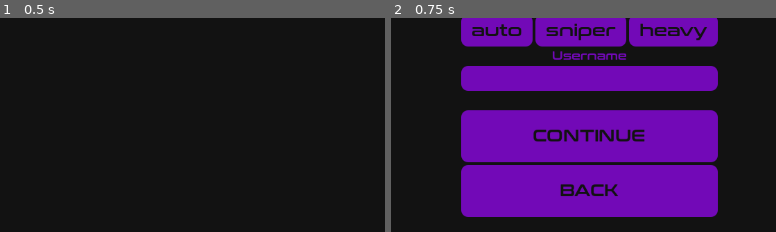
Above: before the commit, frames 1-2 (left to right).
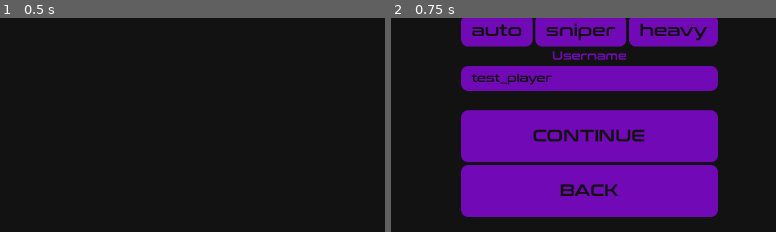
Above: after the commit, the same moments.

Repository: Schmo103/WS23
Game: Godot game, scene res://menus/lobby_browsing_menu.tscn
Same seed, same stepped clock (60 frames per second), same inputs: the game is played once before the commit and once after it. This scene is started directly instead of the project's main scene.
Inputs:
- Up to frame 1 (0.5 s): no input
- Up to frame 2 (0.75 s): click "BACK" at 0.5 s
The pictures show only the part of the screen within x 24-74%, y 28-78%; the shares and areas given below are measured in that part.

Frame 1 is identical in both runs. In frame 2, 0.5% of the frame differs, in the area x 20-42%, y 25-32%.

Commit message:
trying to fix imortal

Diff:
--- a/global.tscn
+++ b/global.tscn
@@ -9,8 +9,8 @@
 
 [node name="menu_music" type="AudioStreamPlayer2D" parent="."]
 stream = ExtResource("3_je12o")
-volume_db = -45.725
+volume_db = -15.69
 
 [node name="test_lvl_music" type="AudioStreamPlayer2D" parent="."]
 stream = ExtResource("1_bh846")
-volume_db = -41.241
+volume_db = -13.897
--- a/menus/lobby_browsing_menu.tscn
+++ b/menus/lobby_browsing_menu.tscn
@@ -225,6 +225,7 @@
 [node name="LobbyName" type="LineEdit" parent="LobbyCreator/VBoxContainer/VBoxContainer"]
 unique_name_in_owner = true
 layout_mode = 2
+text = "test_lobby"
 
 [node name="Spacer1" type="Control" parent="LobbyCreator/VBoxContainer/VBoxContainer"]
 custom_minimum_size = Vector2(0, 20)
--- a/menus/player_customization_menu.tscn
+++ b/menus/player_customization_menu.tscn
@@ -217,6 +217,7 @@
 [node name="Username" type="LineEdit" parent="PanelContainer/CenterContainer/VBoxContainer"]
 unique_name_in_owner = true
 layout_mode = 2
+text = "test_player"
 
 [node name="Spacer1" type="Control" parent="PanelContainer/CenterContainer/VBoxContainer"]
 custom_minimum_size = Vector2(0, 20)
--- a/player/player.gd
+++ b/player/player.gd
@@ -14,8 +14,6 @@
 @export var cooldown_time : float = 5
 @export var cooldown_timer : float = 0.0
 @export var cooldown_factor : float = 3.0
-var overheated = false
-var weapon_charged = true
 
 @onready var cooldown_timer_node = $cooldown_timer
 
@@ -26,11 +24,27 @@
 @export var full_health = 85
 @export var health = 85
 @export var min_health = 20
+@export var danger_health = 30
 
 @onready var skin_1 = $visuals/skin_1
 @onready var skin_2 = $visuals/skin_2
 @onready var animation_player = $public_animations  # Reference to the AnimationPlayer node
 @onready var p_animation_player = $private_animations
+
+var overheated = false
+var weapon_charged = true
+
+var shooting = false
+
+var old
+var new
+var taking_dmg = false
+var low_health = false
+
+var dying = false
+
+var dead = false
+var death_position
 
 
 func _ready():
@@ -48,7 +62,6 @@
 	GDSync.expose_func(damage)
 	#GDSync.expose_func(death)
 	set_multiplayer_data.call_deferred()
-
 
 func set_multiplayer_data():
 	var client_id : int = name.to_int()
@@ -69,67 +82,57 @@
 		input.y -= 1
 	return input
 
-
 func _physics_process(delta):
 	if !GDSync.is_gdsync_owner(self): return
 
-	#print("Overheat Timer:", overheat_timer)
-	#print("Cooldown Timer:", cooldown_timer)
-	#print("Shooting:", shooting)
-
-	if Input.is_action_just_pressed("pause"):
-		if !paused:
-			pause()
-		else:
-			unpause()
+	if !GDSync.is_host():
+		shoot()
 
 	if dead:
 		if Input.is_action_just_pressed("respawn"):
 			respawn()
 
 	if !dead:
-		var direction = get_input()
-		if direction.length() > 0:
-			velocity = velocity.lerp(direction.normalized() * speed, acceleration)
-			animate("walk")
-		else:
-			velocity = velocity.lerp(Vector2.ZERO, friction)
-			animate("RESET")  # Stop the animation
-
-		# Add rotation towards the mouse
-		var mouse_pos = get_global_mouse_position()
-		var angle_to_mouse = position.angle_to_point(mouse_pos)
-		$visuals.rotation = angle_to_mouse - PI +0.13  # Adjust the rotation
-		$CollisionPolygon2D.rotation = angle_to_mouse - PI +0.13  # Adjust the rotation
-
-		move_and_slide()
-
-		if Input.is_action_pressed("shoot") and !overheated and !shooting and weapon_charged:
-			shoot()
-		#if !overheated and !weapon_charged:
-			#overheat_timer = min(overheat_time_limit, overheat_timer + delta)
-		#if !overheated and weapon_charged:
-			#overheat_timer = max(0, overheat_timer - delta)
-		if !overheated:
-			if weapon_charged:
-				overheat_timer = max(0, overheat_timer - delta)
+		if !dying:
+			var direction = get_input()
+			if direction.length() > 0:
+				velocity = velocity.lerp(direction.normalized() * speed, acceleration)
+				animate("walk")
 			else:
-				overheat_timer = min(overheat_time_limit, overheat_timer + delta)
-
-		if overheat_timer >= overheat_time_limit:
-			overheated = true
-			$"player_ui/CanvasLayer/Control/overheated!".visible = true
-			cooldown_timer_node.start(cooldown_time)
-			overheat_timer = 0
-			$overheat_sound.play()
-
-		update_progress_bar()
-		shooting = false
-
-
-
-var shooting = false
-func shoot() -> void:
+				velocity = velocity.lerp(Vector2.ZERO, friction)
+				animate("RESET")  # Stop the animation
+
+			# Add rotation towards the mouse
+			var mouse_pos = get_global_mouse_position()
+			var angle_to_mouse = position.angle_to_point(mouse_pos)
+			$visuals.rotation = angle_to_mouse - PI +0.13  # Adjust the rotation
+			$CollisionPolygon2D.rotation = angle_to_mouse - PI +0.13  # Adjust the rotation
+
+			move_and_slide()
+
+			if Input.is_action_pressed("shoot") and !overheated and !shooting and weapon_charged:
+				shoot()
+			#if !overheated and !weapon_charged:
+				#overheat_timer = min(overheat_time_limit, overheat_timer + delta)
+			#if !overheated and weapon_charged:
+				#overheat_timer = max(0, overheat_timer - delta)
+			if !overheated:
+				if weapon_charged:
+					overheat_timer = max(0, overheat_timer - delta * cooldown_factor)
+				else:
+					overheat_timer = min(overheat_time_limit, overheat_timer + delta)
+
+			if overheat_timer >= overheat_time_limit:
+				overheated = true
+				$"player_ui/CanvasLayer/Control/overheated!".visible = true
+				cooldown_timer_node.start(cooldown_time)
+				overheat_timer = 0
+				$overheat_sound.play()
+
+			update_progress_bar()
+			shooting = false
+
+func shoot():
 	shooting = true
 #	Instantiate a bullet using the NodeInstantiator
 #	The NodeInstantiator will automatically spawn it on all other clients
@@ -151,65 +154,65 @@
 	weapon_charged = false
 	$shoot_timer.start()
 
-
-
-var old
-var new
-var taking_dmg = false
-var low_health = false
 func damage(dmg):
-	print("damage taken: ",dmg)
-	old = health
-	health -= dmg
-	new = health
-	if new <= min_health:
-		if !dying:
+	if !GDSync.is_gdsync_owner(self): return
+	if !dying:
+		print("client id: ",GDSync.get_client_id(),", damage taken: ",dmg)
+		old = health
+		health -= dmg
+		new = health
+		if new <= min_health:
 			health = min_health
 			new = min_health
 			old = min_health
 			death()
 			#GDSync.call_func(death)
-	if health <= 30:
-		if !low_health:
-			low_health = true
-			private_animate("low_health")
-	else:
-		health_changed.emit(name.to_int(), new)
-		taking_dmg = true
-		animate("damage")
-
-var dying = false
+		if health <= danger_health:
+			if !low_health:
+				low_health = true
+				private_animate("low_health")
+		else:
+			health_changed.emit(name.to_int(), new)
+			taking_dmg = true
+			animate("damage")
+		print("client id: ", GDSync.get_client_id(),", health: ", health)
+
 func death():
 	if GDSync.is_gdsync_owner(self):
+		dying = true
+		animate("death")
+		private_animate("full_health")
+		print("client id: ", GDSync.get_client_id(), " just DIED with ", health, " health")
+
+func animate(request):
+	if !GDSync.is_gdsync_owner(self): return
+	if request == "death":
+		dying = true
 		animation_player.play("death")
-		dying = true
-		private_animate("full_health")
-
-func animate(request):
-	if !GDSync.is_gdsync_owner(self): return
-	if request == "walk":
-		if !shooting:
-			animation_player.play("walk")
-	elif request == "shoot":
-		if !taking_dmg:
-			animation_player.play("shoot")
-	elif request == "damage":
-		if !dying:
+	elif !dying:
+		if request == "walk":
+			if !shooting:
+				animation_player.play("walk")
+		elif request == "shoot":
+			if !taking_dmg:
+				shooting = true
+				animation_player.play("shoot")
+		elif request == "damage":
 			if low_health:
 				shooting = false
-				animation_player.queue("damage")
+				animation_player.play("damage")
 			else:
 				shooting = false
 				animation_player.play("damage")
-	elif request == "overheat":
-		animation_player.queue("overheat")
+		elif request == "overheat":
+			animation_player.play("overheat")
 	elif request == "RESET":
 		if !dying:
 			if !taking_dmg:
 				if !shooting:
 					if !overheated:
 						animation_player.play("RESET")  # Stop the animation
-	#animation_player.queue(request)
+
 
 func private_animate(request):
 	if !GDSync.is_gdsync_owner(self): return
@@ -218,9 +221,6 @@
 	if request == "full_health":
 		p_animation_player.play("full_health")
 
-
-var dead = false
-var death_position
 func _on_animation_player_animation_finished(anim_name):
 	if GDSync.is_gdsync_owner(self):
 		if anim_name == "death":
@@ -234,7 +234,6 @@
 		#if anim_name == "shoot":
 			#shooting = false
 			##update_progress_bar()
-
 
 func update_progress_bar():
 	var progress_value = 0.0
@@ -270,17 +269,6 @@
 		animate("RESET")
 		#private_animate("full_health")
 
-
-var paused = false
-func pause():
-	paused = true
-
-
-func unpause():
-	paused = false
-
-
-
 func _on_cooldown_timer_timeout():
 	overheated = false
 	overheat_timer = 0
@@ -288,11 +276,6 @@
 	#print("cooldown_timer_timeout")
 	$cooldown_sound.play()
 
-
 func _on_shoot_timer_timeout():
 	weapon_charged = true
 	#print("weapon charged")
-
-
-func _on_resume_pressed():
-	unpause()
--- a/player/player.tscn
+++ b/player/player.tscn
@@ -546,6 +546,78 @@
 "values": [true, false]
 }
 
+[sub_resource type="Animation" id="Animation_oh0ac"]
+resource_name = "full_health"
+length = 0.2
+tracks/0/type = "value"
+tracks/0/imported = false
+tracks/0/enabled = true
+tracks/0/path = NodePath("player_ui/CanvasLayer/Control/health_low:modulate")
+tracks/0/interp = 1
+tracks/0/loop_wrap = true
+tracks/0/keys = {
+"times": PackedFloat32Array(0),
+"transitions": PackedFloat32Array(1),
+"update": 0,
+"values": [Color(1, 1, 1, 0)]
+}
+
+[sub_resource type="Animation" id="Animation_4s2cl"]
+resource_name = "low_health"
+length = 0.2
+tracks/0/type = "value"
+tracks/0/imported = false
+tracks/0/enabled = true
+tracks/0/path = NodePath("player_ui/CanvasLayer/Control/health_low:modulate")
+tracks/0/interp = 1
+tracks/0/loop_wrap = true
+tracks/0/keys = {
+"times": PackedFloat32Array(0, 0.1),
+"transitions": PackedFloat32Array(1, 1),
+"update": 0,
+"values": [Color(1, 1, 1, 0), Color(1, 1, 1, 1)]
+}
+
+[sub_resource type="Animation" id="Animation_7s8tg"]
+resource_name = "overheat"
+length = 0.4
+tracks/0/type = "value"
+tracks/0/imported = false
+tracks/0/enabled = true
+tracks/0/path = NodePath("overheat_p:emitting")
+tracks/0/interp = 1
+tracks/0/loop_wrap = true
+tracks/0/keys = {
+"times": PackedFloat32Array(0.1, 0.2),
+"transitions": PackedFloat32Array(1, 1),
+"update": 1,
+"values": [true, false]
+}
+tracks/1/type = "value"
+tracks/1/imported = false
+tracks/1/enabled = true
+tracks/1/path = NodePath("PointLight2D:visible")
+tracks/1/interp = 1
+tracks/1/loop_wrap = true
+tracks/1/keys = {
+"times": PackedFloat32Array(0, 0.2),
+"transitions": PackedFloat32Array(1, 1),
+"update": 1,
+"values": [true, false]
+}
+tracks/2/type = "value"
+tracks/2/imported = false
+tracks/2/enabled = true
+tracks/2/path = NodePath("PointLight2D:energy")
+tracks/2/interp = 1
+tracks/2/loop_wrap = true
+tracks/2/keys = {
+"times": PackedFloat32Array(0, 0.1, 0.2),
+"transitions": PackedFloat32Array(1, 1, 1),
+"update": 0,
+"values": [0.0, 3.0, 0.0]
+}
+
 [sub_resource type="Animation" id="Animation_r4bfc"]
 resource_name = "shoot"
 length = 0.1
@@ -685,78 +757,6 @@
 "transitions": PackedFloat32Array(1, 1),
 "update": 0,
 "values": [Vector2(1.18084, 1.33484), Vector2(1.08733, 0.871077)]
-}
-
-[sub_resource type="Animation" id="Animation_4s2cl"]
-resource_name = "low_health"
-length = 0.2
-tracks/0/type = "value"
-tracks/0/imported = false
-tracks/0/enabled = true
-tracks/0/path = NodePath("player_ui/CanvasLayer/Control/health_low:modulate")
-tracks/0/interp = 1
-tracks/0/loop_wrap = true
-tracks/0/keys = {
-"times": PackedFloat32Array(0, 0.1),
-"transitions": PackedFloat32Array(1, 1),
-"update": 0,
-"values": [Color(1, 1, 1, 0), Color(1, 1, 1, 1)]
-}
-
-[sub_resource type="Animation" id="Animation_oh0ac"]
-resource_name = "full_health"
-length = 0.2
-tracks/0/type = "value"
-tracks/0/imported = false
-tracks/0/enabled = true
-tracks/0/path = NodePath("player_ui/CanvasLayer/Control/health_low:modulate")
-tracks/0/interp = 1
-tracks/0/loop_wrap = true
-tracks/0/keys = {
-"times": PackedFloat32Array(0),
-"transitions": PackedFloat32Array(1),
-"update": 0,
-"values": [Color(1, 1, 1, 0)]
-}
-
-[sub_resource type="Animation" id="Animation_7s8tg"]
-resource_name = "overheat"
-length = 0.4
-tracks/0/type = "value"
-tracks/0/imported = false
-tracks/0/enabled = true
-tracks/0/path = NodePath("overheat_p:emitting")
-tracks/0/interp = 1
-tracks/0/loop_wrap = true
-tracks/0/keys = {
-"times": PackedFloat32Array(0.1, 0.2),
-"transitions": PackedFloat32Array(1, 1),
-"update": 1,
-"values": [true, false]
-}
-tracks/1/type = "value"
-tracks/1/imported = false
-tracks/1/enabled = true
-tracks/1/path = NodePath("PointLight2D:visible")
-tracks/1/interp = 1
-tracks/1/loop_wrap = true
-tracks/1/keys = {
-"times": PackedFloat32Array(0, 0.2),
-"transitions": PackedFloat32Array(1, 1),
-"update": 1,
-"values": [true, false]
-}
-tracks/2/type = "value"
-tracks/2/imported = false
-tracks/2/enabled = true
-tracks/2/path = NodePath("PointLight2D:energy")
-tracks/2/interp = 1
-tracks/2/loop_wrap = true
-tracks/2/keys = {
-"times": PackedFloat32Array(0, 0.1, 0.2),
-"transitions": PackedFloat32Array(1, 1, 1),
-"update": 0,
-"values": [0.0, 3.0, 0.0]
 }
 
 [sub_resource type="AnimationLibrary" id="AnimationLibrary_jegl2"]
